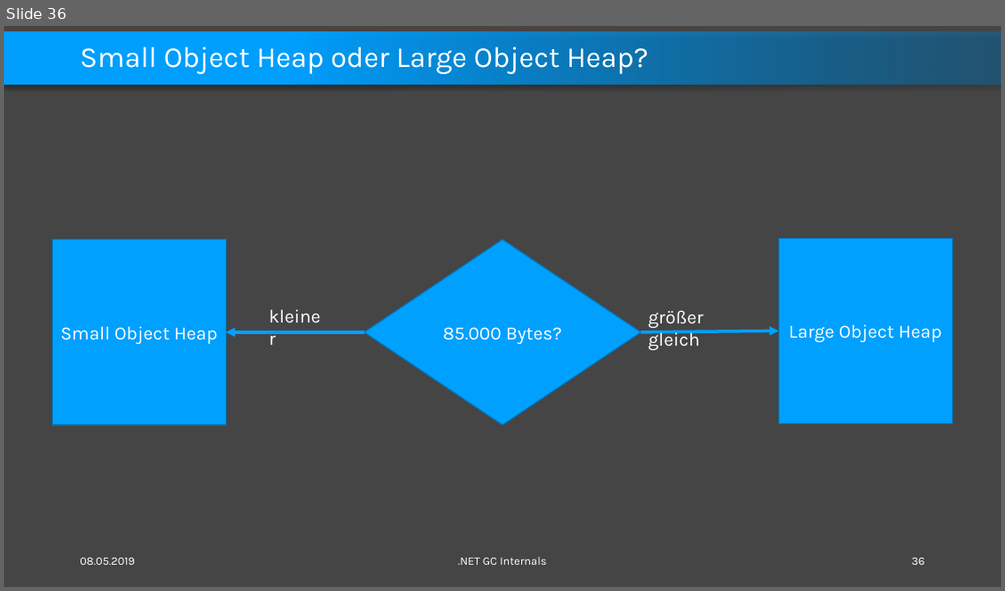
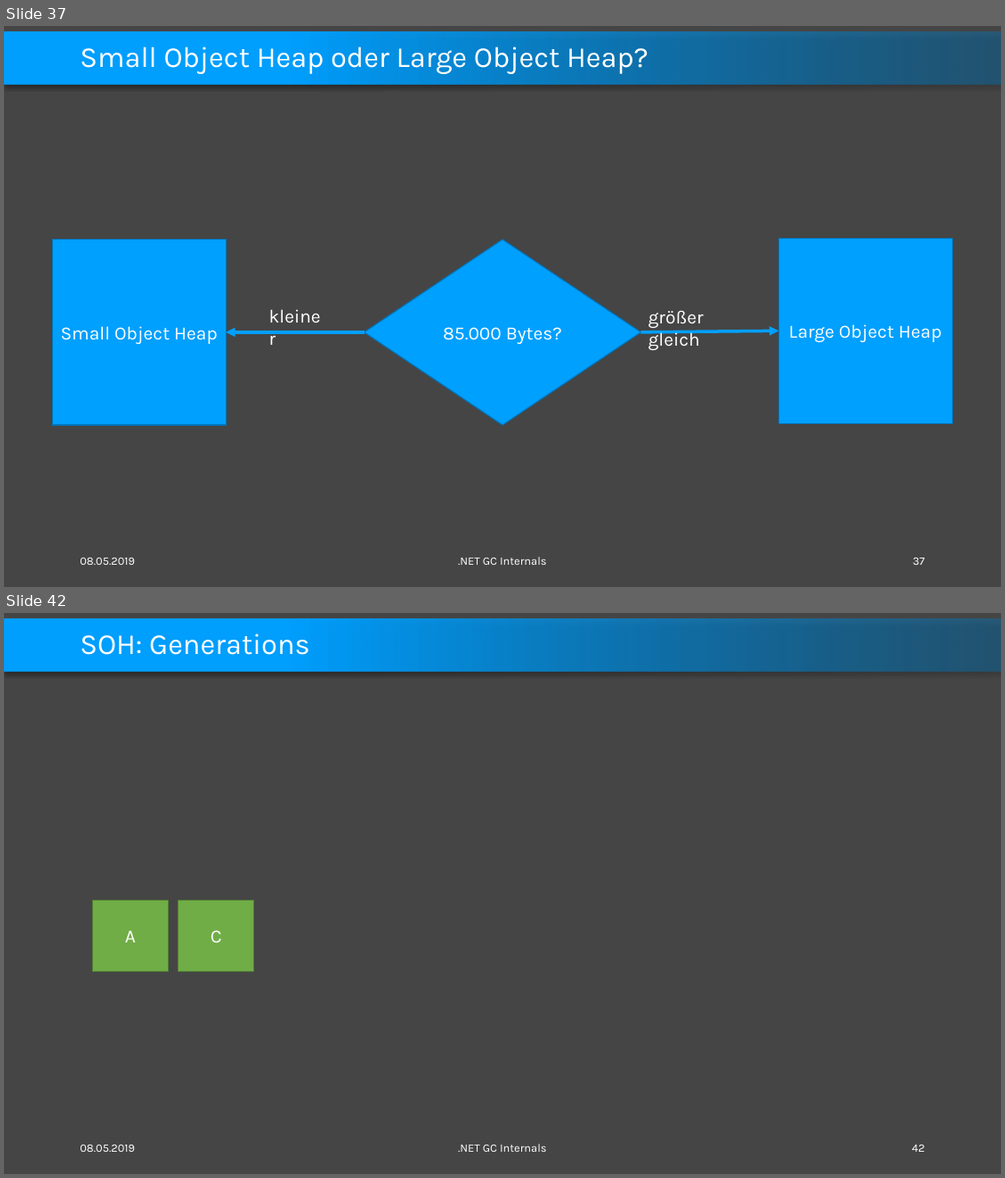
Before and after one commit to feO2x/DotnetGCInternals, a slide deck: Dotnet GC Internals.pptx. Shown one above the other, each under a label of ours: slide 36 before the commit, slides 37 and 42 after it; the slides between them are not shown. The pictures are 1005x591 and 1005x1178 pixels, drawn with LibreOffice and Linux fonts; fonts in the diff are those of the drawing. Boxes give left, top, right and bottom in pixels: in the first picture for what was removed or moved away, otherwise in the second. Text is boxed around its words. In the diff, an @@ line names an element or a change of style, - is before the commit and + after.

```diff
--- a/Dotnet GC Internals.pptx
+++ b/Dotnet GC Internals.pptx
@@ slide 42 added at [4,613,1001,1174], background #454545; not listed: 1 template element that a slide beside it also shows @@
@@ title added at [80,633,310,655], 28 pt, text #FFFFFF @@
+SOH: Generations
@@ rectangle added at [92,900,168,971], fill #70AD47, outline #538035 1 pt, 18 pt, text #FFFFFF @@
+A
@@ rectangle added at [178,900,254,971], fill #70AD47, outline #538035 1 pt, 18 pt, text #FFFFFF @@
+C
@@ text added at [80,1144,135,1151], 11 pt, text #FFFFFF @@
+08.05.2019
@@ text added at [458,1143,547,1151], 11 pt, text #FFFFFF @@
+.NET GC Internals
@@ page number added at [912,1144,925,1151], 11 pt, text #FFFFFF @@
+42
@@ what was slide 36 is now slide 37 @@
@@ page number at [913,557,925,564]: text changed @@
-36
+37
```
Also in this commit, not shown: 1 slide changed, 31 other slides added.
